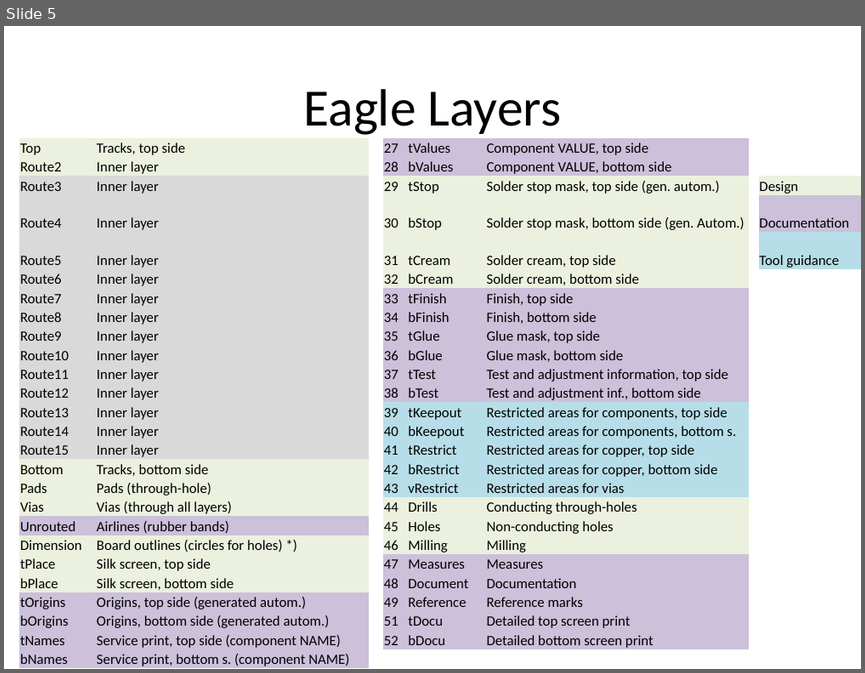
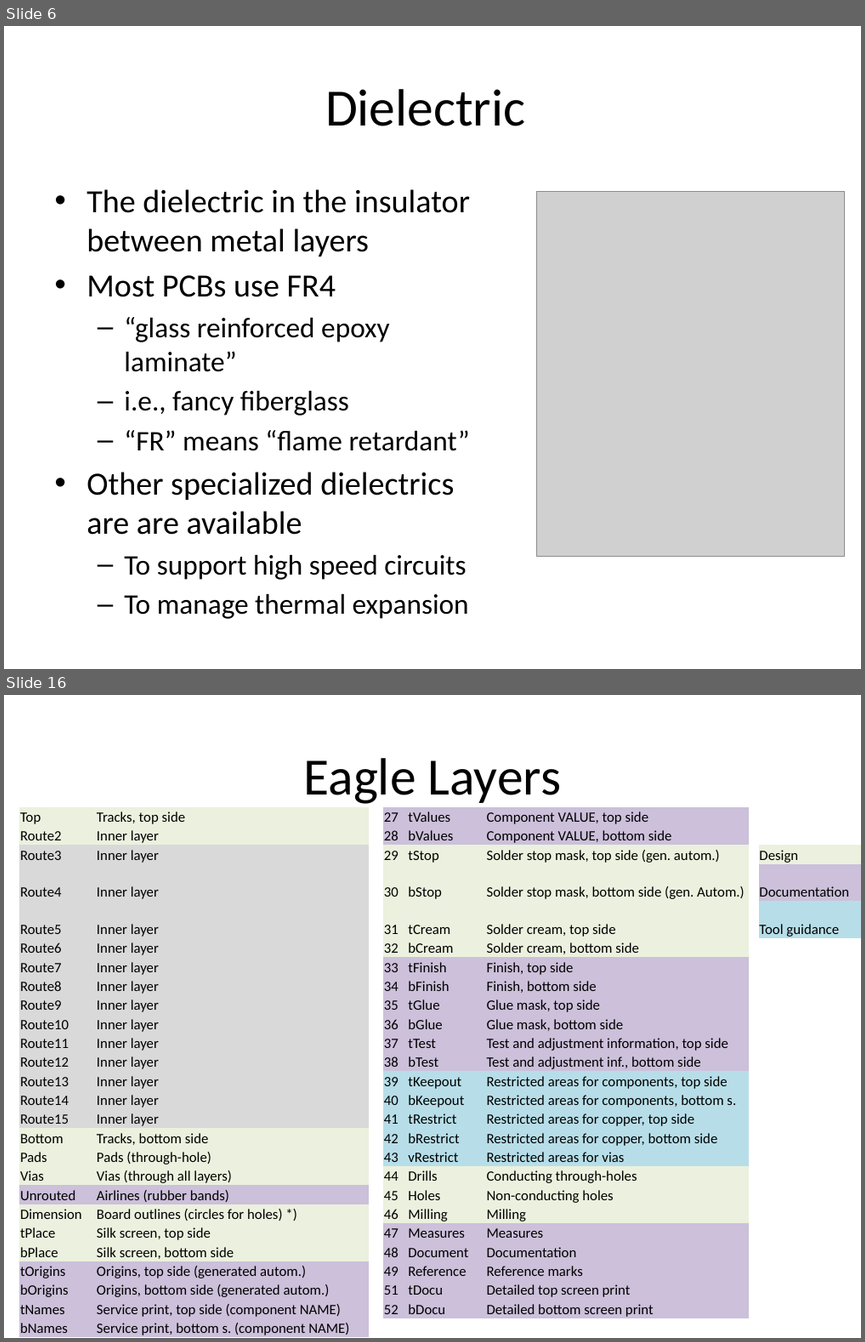
Before and after one commit to NVSL/QuadClass-Resources, a slide deck: Lecture Slides/02-Eagle-Part-1.pptx. Shown one above the other, each under a label of ours: slide 5 before the commit, slides 6 and 16 after it; the slides between them are not shown. The pictures are 865x673 and 865x1342 pixels, drawn with LibreOffice and Linux fonts; fonts in the diff are those of the drawing; grey boxes stand for pictures. Boxes give left, top, right and bottom in pixels: in the first picture for what was removed or moved away, otherwise in the second. Text is boxed around its words. In the diff, an @@ line names an element or a change of style, - is before the commit and + after.

```diff
--- a/Lecture Slides/02-Eagle-Part-1.pptx
+++ b/Lecture Slides/02-Eagle-Part-1.pptx
@@ slide 6 added at (x1=4, y1=26, x2=861, y2=669), background #FFFFFF @@
@@ title added at (x1=325, y1=89, x2=525, y2=126), 44 pt, text #000000 @@
+Dielectric
@@ text added at (x1=86, y1=189, x2=470, y2=614), 23.8 pt, text #000000 @@
+• The dielectric in the insulator between metal layers
+• Most PCBs use FR4
+  – “glass reinforced epoxy laminate”
+  – i.e., fancy fiberglass
+  – “FR” means “flame retardant”
+• Other specialized dielectrics are are available
+  – To support high speed circuits
+  – To manage thermal expansion
@@ picture added at (x1=536, y1=192, x2=845, y2=556) @@
@@ what was slide 5 is now slide 16 @@
```
Also in this commit, not shown: 2 slides changed, 12 other slides added, 2 slides removed, 7 other files.
